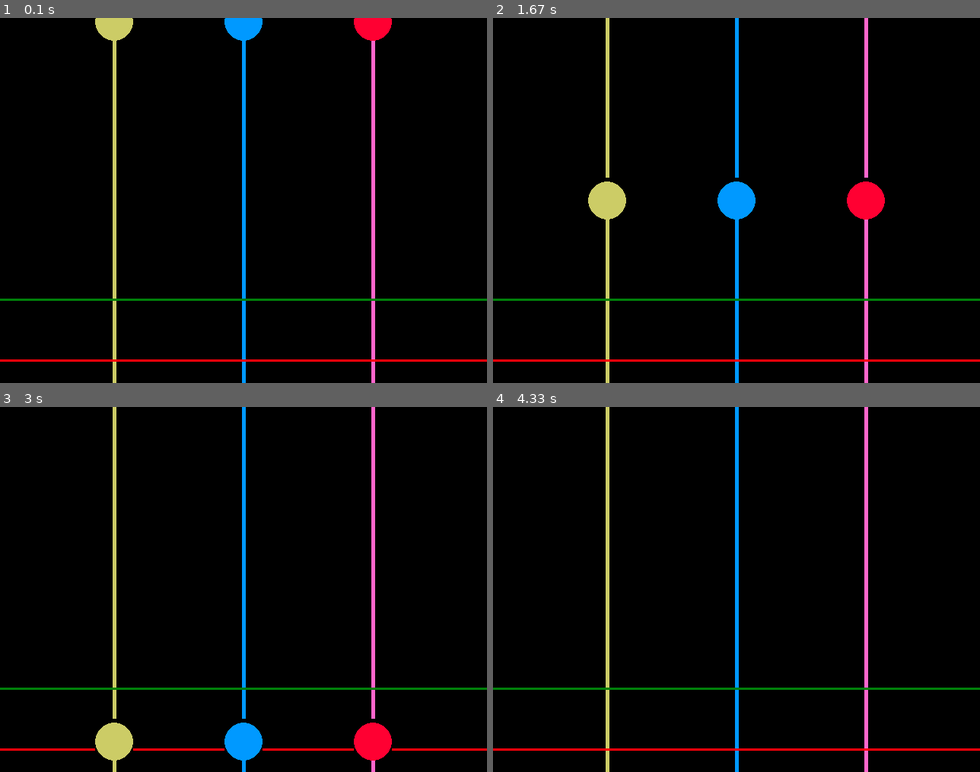
Above: before the commit, frames 1-4 (two rows, left to right).
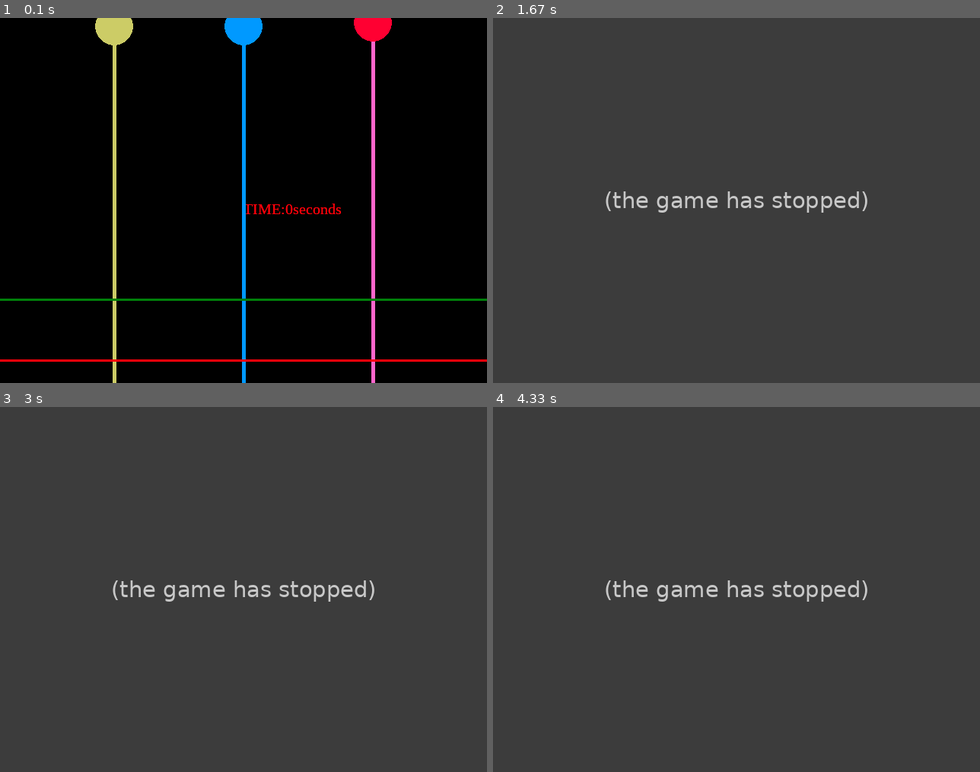
Above: after the commit, the same moments.

Repository: HanshenWang586/Project3
Game: pygame game, started from pygame/project4.py
The game is run twice, just before and just after one commit, with the same random seed, the same clock (stepped at 60 frames per second) and the same inputs.
Inputs:
- Up to frame 1 (0.1 s): no input
- Up to frame 2 (1.67 s): hold Up 0.33-0.8 s
- Up to frame 3 (3 s): no input
- Up to frame 4 (4.33 s): no input

The runs differ from the first frame. In frame 1, 0.4% of the frame differs, in the area x 19-81%, y 0-54%; in frame 2, 100%, in the area x 0-100%, y 0-100%; in frame 3, 100%; in frame 4, 100%.
Error after the commit: TypeError: unsupported operand type(s) for /: 'function' and 'int' (project4.py line 160); the game stopped at 1.42 s (later frames are placeholders)

Commit message:
eight commit

Diff:
--- a/pygame/project4.py
+++ b/pygame/project4.py
@@ -2,13 +2,18 @@
 # By Hanshen Wang, 11/18/2016
 
 import pygame, random
+import sys
+import pygame.time
 from pygame.locals import Rect, DOUBLEBUF, QUIT, K_ESCAPE, KEYDOWN, K_DOWN, \
-    K_d, K_UP, K_s, KEYUP, K_a, FULLSCREEN
+	K_d, K_UP, K_s, KEYUP, K_a, FULLSCREEN
 
 pygame.init()
+pygame.mixer.init()
+screen = pygame.display.set_mode((640, 480))
+myfont = pygame.font.SysFont("times", 20)
+font1 = pygame.font.SysFont("times", 20)
+font2 = pygame.font.SysFont("times", 30)
 
-screen = pygame.display.set_mode((640, 480))
-myfont = pygame.font.SysFont("monospace", 15)
 brown=(190,128,0)
 black=(0,0,0)
 green=(0,128,10)
@@ -21,6 +26,7 @@
 pink = (255,102,204)
 yellow=(255,255,0)
 
+
 class Circle1(pygame.sprite.Sprite):
 	def __init__(self):
 		pygame.sprite.Sprite.__init__(self)
@@ -28,23 +34,27 @@
 		self.image.fill(0)
 		pygame.draw.circle(self.image, maize, (25, 25), 25, 0)
 		self.rect = self.image.get_rect()
+		self.speed = random.randint(5,15)
 		self.velocity = 0
 
 	def update(self):
+
 		x = 150
-		y = 0 + self.velocity
-		self.velocity += 5
+		y = self.velocity
+		self.velocity += self.speed
 		self.rect.center = (x,y)
 		if(y>480):
 			self.kill()
 
 	def hit(self):
 		x,y = self.rect.center
-		if(y > 370 & y < 450):
-			self.kill()
-			label = myfont.render("Nice job!", 1, (255,255,0))
-			screen.blit(label, (100, 100))
+		if(y > 370 and y < 450):
 
+			self.speed = random.randint(5,15)
+			self.rect.center = (150, 0)
+			self.velocity = 0
+			pygame.mixer.music.load('do.wav')
+			pygame.mixer.music.play(0)
 
 
 class Circle2(pygame.sprite.Sprite):
@@ -55,54 +65,63 @@
 		pygame.draw.circle(self.image, blue, (25, 25), 25, 0)
 		self.rect = self.image.get_rect()
 		self.velocity = 0
+		self.speed = random.randint(5,15)
 
 	def update(self):
 		x = 320
 		y = 0 + self.velocity
-		self.velocity += 5
+		self.velocity += self.speed
 		self.rect.center = (x,y)
 		if(y>480):
 		  self.kill()
 
 	def hit(self):
 		x,y = self.rect.center
-		if(y > 370 & y < 450):
-			self.kill()
-			label = myfont.render("Nice job!", 1, blue)
-			screen.blit(label, (280, 100))
+		if(y > 370 and y < 450):
+			self.speed = random.randint(5,15)
+			self.rect.center = (320, 0)
+			self.velocity = 0
+			pygame.mixer.music.load('re.wav')
+			pygame.mixer.music.play(0)
 
 class Circle3(pygame.sprite.Sprite):
 	def __init__(self):
+
 		pygame.sprite.Sprite.__init__(self)
 		self.image = pygame.Surface((50, 50))
 		self.image.fill(0)
 		pygame.draw.circle(self.image, lightred, (25, 25), 25, 0)
 		self.rect = self.image.get_rect()
+		self.speed = random.randint(5,15)
 		self.velocity = 0
+		self.rect.center = (30, 0)
+
 
 	def update(self):
 		x = 490
-		y = 0 + self.velocity
-		self.velocity += 5
+		y = self.velocity
+		self.velocity += self.speed
 		self.rect.center = (x,y)
-		if(y>480):
-			self.kill()
+		if(self.velocity>450):
+			keepGoing = False
 
 	def hit(self):
 		x,y = self.rect.center
-		if(y > 370 & y < 450):
-			self.kill()
-			label = myfont.render("Nice job!", 1, red)
-			screen.blit(label, (430, 100))
+		if(y > 370 and y < 450):
+			self.rect.center = (490, 0)
+			self.speed = random.randint(5,15)
+			self.velocity = 0
+			pygame.mixer.music.load('mi.wav')
+			pygame.mixer.music.play(0)
+
 
 def main():
-	pygame.display.set_caption("move the circle with the mouse")
-
+	pygame.display.set_caption("Hit the Key!")
+	credits_timer = 100
 	background = pygame.Surface(screen.get_size())
 	background.fill(0)
 	screen.blit(background, (0, 0))
-
-	circle1 = Circle1()
+	circle1= Circle1()
 	circle2 = Circle2()
 	circle3 = Circle3()
 	allSprites = pygame.sprite.Group(circle1,circle2,circle3)
@@ -111,9 +130,15 @@
 	pygame.mouse.set_visible(True)
 	clock = pygame.time.Clock()
 	keepGoing = True
-	while keepGoing:
 
+	timer = 300
+
+	while True:
 		clock.tick(30)
+		label = myfont.render("TIME:"+ str(int(pygame.time.get_ticks()/1000)) +
+			"seconds", 1, red)
+		screen.blit(label, (320, 240))
+		empty = pygame.Surface((640,480))
 		for event in pygame.event.get():
 			if event.type == pygame.QUIT:
 				keepGoing = False
@@ -121,23 +146,36 @@
 			if event.type == KEYDOWN:
 				if event.key == K_a:
 					circle1.hit()
+				# if timer <= 0:
 			if event.type == KEYDOWN:
 				if event.key == K_s:
 					circle2.hit()
 			if event.type == KEYDOWN:
 				if event.key == K_d:
 					circle3.hit()
+		if circle1.rect.center[1]>450 or circle2.rect.center[1]>450 or circle3.rect.center[1]>450:
+			circle1.speed=30
+			circle2.speed=30
+			circle3.speed=30
+			score = int(pygame.time.Clock.get_time/1000)
+			label = font2.render("GAME OEVER! Your Record:" , 1, red)
+			screen.blit(label, (100, 100))
+			if credits_timer:
+				credits_timer -= 1
+			else:
+				sys.exit()
 
 		pygame.draw.line(screen, maize, (150, 480),(150,0),5)
 		pygame.draw.line(screen, blue, (320, 480),(320,0),5)
 		pygame.draw.line(screen, pink, (490, 480),(490,0),5)
 		pygame.draw.line(screen, red, (0,450),(640,450),3)
 		pygame.draw.line(screen, green, (0, 370),(640,370),3)
-		allSprites.clear(screen, background)
+		allSprites.clear(screen, empty)
 		allSprites.update()
 		allSprites.draw(screen)
 
 		pygame.display.flip()
+
 
   #return mouse
 	pygame.mouse.set_visible(True)
Not shown, added: pygame/do.wav
Not shown, added: pygame/mi.wav
Not shown, added: pygame/re.wav
